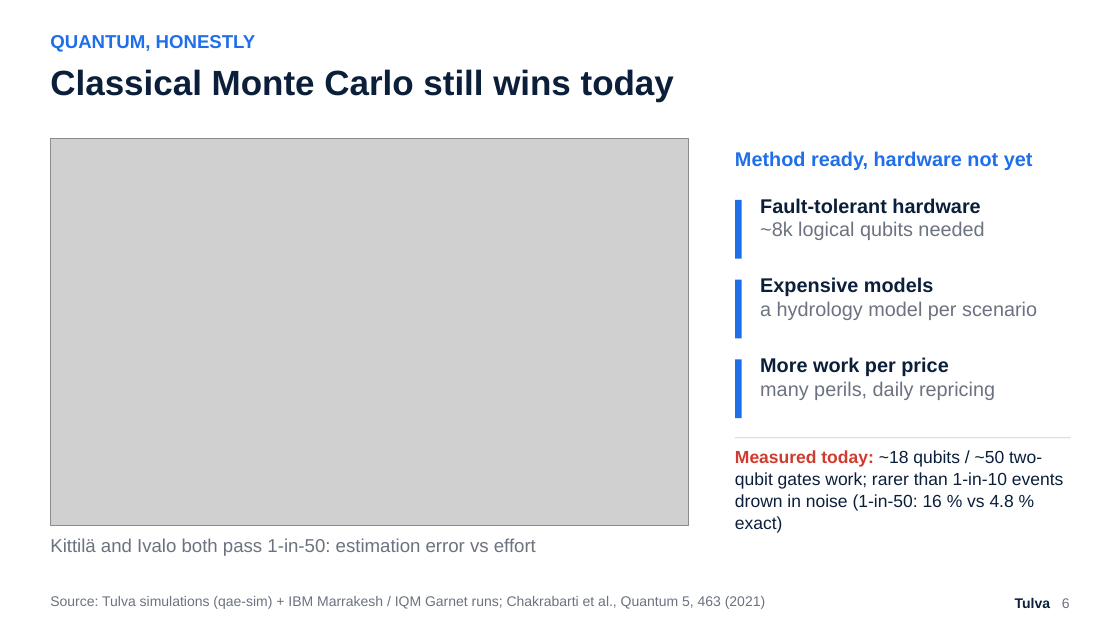
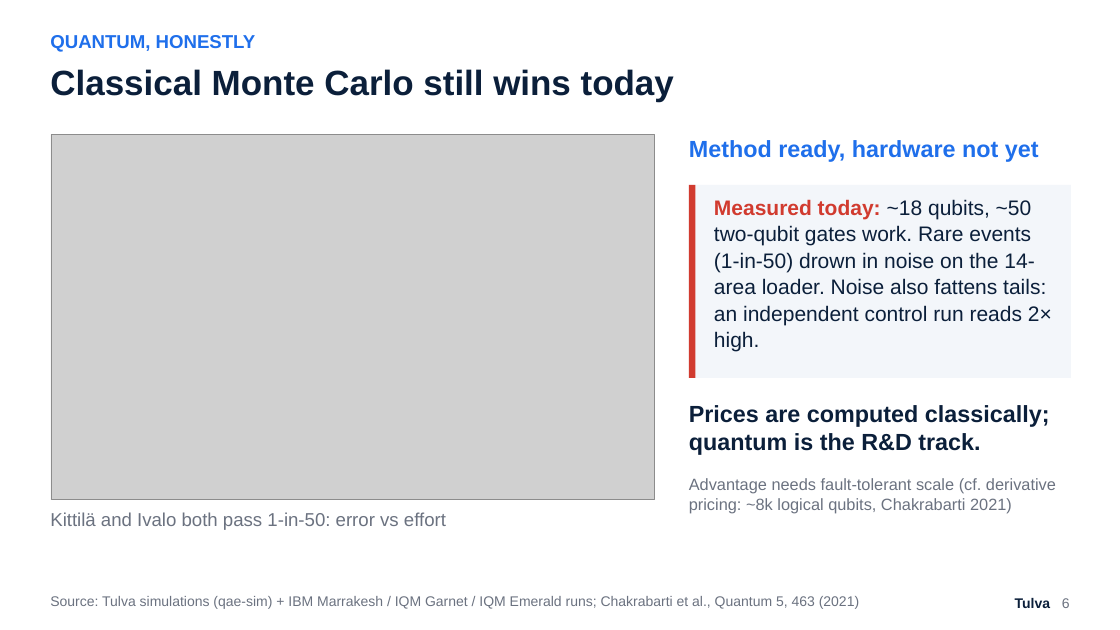
Before and after one commit to Zawaer/tulva, a slide deck: slide 6 of deck/Tulva_QxF2026.pptx. Drawn at 1120x630 pixels with LibreOffice and Linux fonts; fonts in the diff are those of the drawing; grey boxes stand for pictures. Boxes give left, top, right and bottom in pixels: in the first picture for what was removed or moved away, otherwise in the second. Text is boxed around its words. In the diff, an @@ line names an element or a change of style, - is before the commit and + after.

```diff
--- a/deck/Tulva_QxF2026.pptx
+++ b/deck/Tulva_QxF2026.pptx
@@ picture: place and size @@
-picture at box(50, 139, 689, 525)
+picture at box(51, 134, 655, 500)
@@ text "Method ready, hardware not yet": place and size @@
-text "Method ready, hardware not yet" at box(735, 151, 1033, 170)
+text "Method ready, hardware not yet" at box(689, 140, 1039, 162)
@@ text "Method ready, hardware not yet" at box(689, 140, 1039, 162): size 17 to 20 pt @@
@@ rectangle: place and size @@
-rectangle at box(735, 200, 742, 259)
+rectangle at box(689, 185, 1071, 378)
@@ rectangle at box(689, 185, 1071, 378): fill #1F6FEB to #F3F6FA @@
@@ rectangle added at box(689, 185, 696, 378), fill #D13B2F @@
@@ text added at box(714, 199, 1052, 352), 18 pt, text #0B1F3A @@
+Measured today: ~18 qubits, ~50 two-qubit gates work. Rare events (1-in-50) drown in noise on the 14-area loader. Noise also fattens tails: an independent control run reads 2× high.
@@ text removed at box(760, 198, 984, 240) @@
-Fault-tolerant hardware
-~8k logical qubits needed
@@ rectangle removed at box(735, 280, 742, 339) @@
@@ text removed at box(760, 277, 1037, 320) @@
-Expensive models
-a hydrology model per scenario
@@ text removed at box(760, 357, 995, 400) @@
-More work per price
-many perils, daily repricing
@@ rectangle removed at box(735, 360, 742, 418) @@
@@ text added at box(689, 405, 1050, 455), 20 pt, text #0B1F3A, bold @@
+Prices are computed classically; quantum is the R&D track.
@@ rectangle removed at box(735, 437, 1071, 439) @@
@@ text added at box(689, 478, 1056, 514), 14 pt, text #6B7280 @@
+Advantage needs fault-tolerant scale (cf. derivative pricing: ~8k logical qubits, Chakrabarti 2021)
@@ text removed at box(735, 450, 1064, 533) @@
-Measured today: ~18 qubits / ~50 two-qubit gates work; rarer than 1-in-10 events drown in noise (1-in-50: 16 % vs 4.8 % exact)
@@ text at box(50, 512, 446, 530): text changed @@
-Kittilä and Ivalo both pass 1-in-50: estimation error vs effort
+Kittilä and Ivalo both pass 1-in-50: error vs effort
@@ text at box(50, 596, 859, 609): text changed @@
-Source: Tulva simulations (qae-sim) + IBM Marrakesh / IQM Garnet runs; Chakrabarti et al., Quantum 5, 463 (2021)
+Source: Tulva simulations (qae-sim) + IBM Marrakesh / IQM Garnet / IQM Emerald runs; Chakrabarti et al., Quantum 5, 463 (2021)
```
Also in this commit, not shown: 6 other slides changed, 1 slide added, 1 slide removed, 17 other files.
